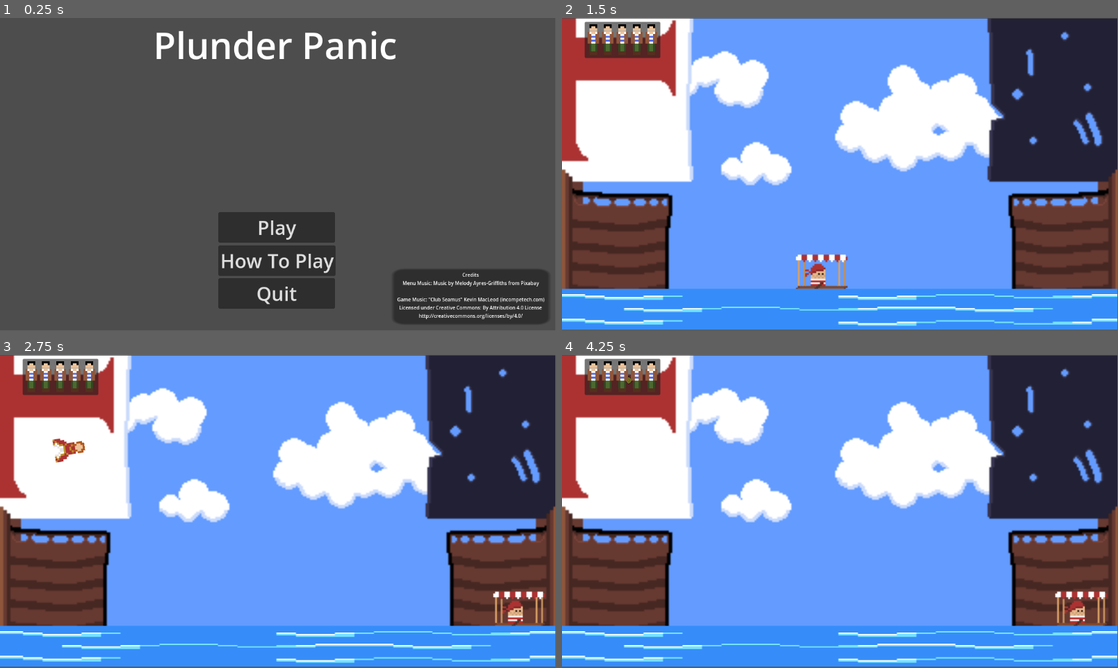
Above: before the commit, frames 1-4 (two rows, left to right).
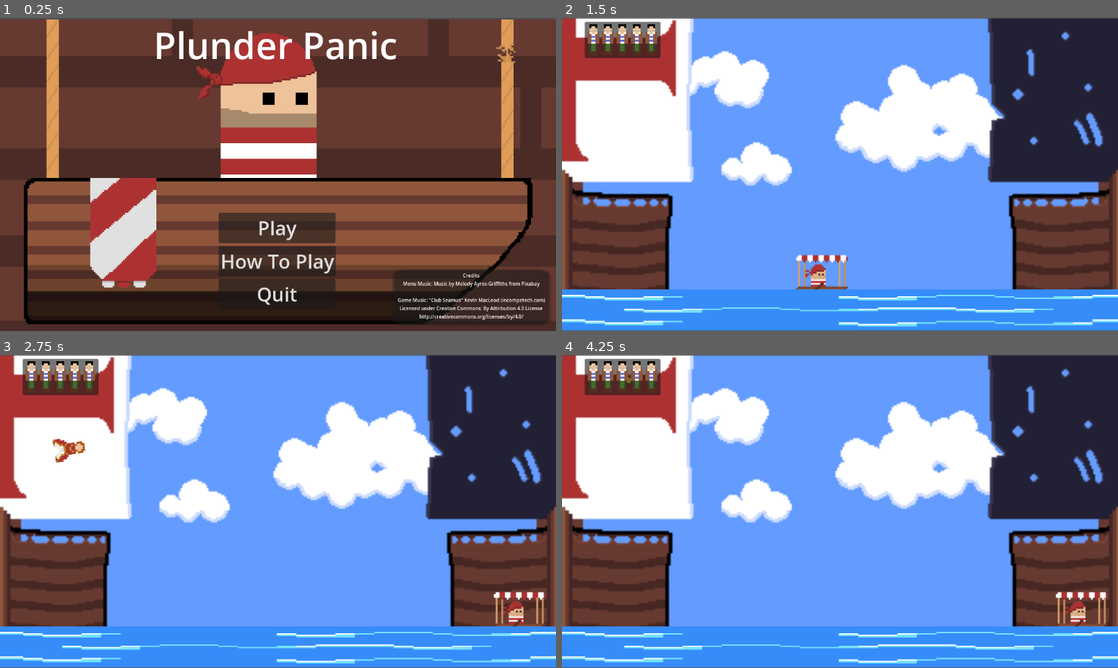
Above: after the commit, the same moments.

Repository: Snowb0lt/Plunder-Panic
Game: Godot game, scene res://main_menu.tscn
Same seed, same stepped clock (60 frames per second), same inputs: the game is played once before the commit and once after it.
Inputs:
- Up to frame 1 (0.25 s): no input
- Up to frame 2 (1.5 s): click "Play" at 0.5 s; tap Enter at 1.25 s; hold D (moveRight) from 1.28 s (still down)
- Up to frame 3 (2.75 s): keep holding D (moveRight); tap Shift (Accel) at 1.52, 2.27 s
- Up to frame 4 (4.25 s): release D (moveRight) at 2.78 s; hold A (moveLeft) 2.78-3.53 s; hold D (moveRight) from 3.53 s (still down); tap Shift (Accel) at 3.77 s
The window is 799x449 before the commit and 800x450 after it. Grey fills any space a smaller window leaves; there, only what the larger window draws over its background counts as a difference.

The runs differ from the first frame. In frame 1, 91% of the frame differs, in the area x 0-100%, y 0-100%; in frame 2, 4.4%; in frame 3, 4.5%; in frame 4, 4.5%.

Commit message:
Splash Screen added

Diff:
--- a/main_menu.tscn
+++ b/main_menu.tscn
@@ -1,6 +1,7 @@
-[gd_scene load_steps=10 format=3 uid="uid://bokmjpw52n4vc"]
+[gd_scene load_steps=11 format=3 uid="uid://bokmjpw52n4vc"]
 
 [ext_resource type="Script" path="res://MenuScript.gd" id="1_drjea"]
+[ext_resource type="Texture2D" uid="uid://weobjhgjkbys" path="res://Assets/Splash Screen.png" id="2_cwcdu"]
 [ext_resource type="AudioStream" uid="uid://3duwvp42f78l" path="res://Assets/Sounds/queen-annex27s-revenge-pirate-shanty-piano-solo-blackbeard-194624.mp3" id="2_x5yd1"]
 [ext_resource type="Texture2D" uid="uid://dvclgh1jy8xbx" path="res://Assets/Coin-Final.png" id="3_f6oqf"]
 [ext_resource type="Texture2D" uid="uid://dbw77glbpdmtm" path="res://Assets/Chest-final.png" id="4_vkw4p"]
@@ -13,6 +14,11 @@
 [node name="Main Menu" type="Node2D"]
 script = ExtResource("1_drjea")
 
+[node name="Background" type="Sprite2D" parent="."]
+position = Vector2(576.5, 327.5)
+scale = Vector2(0.601563, 0.600926)
+texture = ExtResource("2_cwcdu")
+
 [node name="Menu Options" type="Node2D" parent="."]
 
 [node name="Label" type="Label" parent="Menu Options"]
@@ -84,7 +90,19 @@
 offset_right = 1115.0
 offset_bottom = 628.0
 
+[node name="Label" type="Label" parent="Instructions"]
+layout_mode = 0
+offset_left = 289.0
+offset_top = -19.0
+offset_right = 803.0
+offset_bottom = 73.0
+theme_override_font_sizes/font_size = 67
+text = "How to Play"
+horizontal_alignment = 1
+vertical_alignment = 1
+
 [node name="Instruction Text" type="Label" parent="Instructions"]
+layout_mode = 0
 offset_left = -1.0
 offset_top = 63.0
 offset_right = 1085.0
@@ -101,7 +119,8 @@
 
 
 Be wary, though. The Spanish will not stand to let their treasures be taken! They will fire out bombs to destroy Smitter's rowboat. Let those hit the water, as the fuses will be put out that way!
-If Smitter's rowboat gets destroyed, or if too many pirate lives are lost, the Pirate Queen will cut her losses and escape. Grab as much treasure as possible!"
+If Smitter's rowboat gets destroyed, or if too many pirate lives are lost, the Pirate Queen will cut her losses and escape. Grab as much treasure as possible!
+"
 horizontal_alignment = 1
 autowrap_mode = 2
 
@@ -116,6 +135,7 @@
 text = "X"
 
 [node name="Treasures" type="Node2D" parent="Instructions"]
+position = Vector2(43, -4)
 
 [node name="Coin" type="Sprite2D" parent="Instructions/Treasures"]
 position = Vector2(355, 233)
@@ -138,6 +158,7 @@
 texture = ExtResource("6_ytnxu")
 
 [node name="Supplies" type="Node2D" parent="Instructions"]
+position = Vector2(16, -4)
 
 [node name="Barrel" type="Sprite2D" parent="Instructions/Supplies"]
 position = Vector2(520, 360)
@@ -145,6 +166,7 @@
 texture = ExtResource("7_t75qo")
 
 [node name="Hazards" type="Node2D" parent="Instructions"]
+position = Vector2(16, -4)
 
 [node name="Dead" type="Sprite2D" parent="Instructions/Hazards"]
 position = Vector2(461, 543)
@@ -155,6 +177,36 @@
 texture = ExtResource("9_jvwwl")
 flip_h = true
 
+[node name="Panel" type="Panel" parent="Instructions"]
+layout_mode = 0
+offset_left = 1.0
+offset_top = 482.0
+offset_right = 409.0
+offset_bottom = 608.0
+
+[node name="CTRLTitle" type="Label" parent="Instructions"]
+layout_mode = 0
+offset_left = 3.0
+offset_top = 477.0
+offset_right = 415.0
+offset_bottom = 517.0
+theme_override_font_sizes/font_size = 30
+text = "Controls"
+horizontal_alignment = 1
+vertical_alignment = 1
+
+[node name="Controls" type="Label" parent="Instructions/CTRLTitle"]
+layout_mode = 0
+offset_left = 5.0
+offset_top = 31.0
+offset_right = 416.0
+offset_bottom = 127.0
+text = "- A and D to move Left and Right
+- Shift to Move Faster
+- Bounce Objects by Being Under Them"
+horizontal_alignment = 1
+vertical_alignment = 1
+
 [connection signal="pressed" from="Menu Options/Start" to="." method="_on_start_pressed"]
 [connection signal="pressed" from="Menu Options/Quit" to="." method="_on_quit_pressed"]
 [connection signal="pressed" from="Menu Options/Information" to="." method="_on_information_pressed"]
--- a/project.godot
+++ b/project.godot
@@ -11,9 +11,17 @@
 [application]
 
 config/name="Plunder Panic"
+config/version="Alpha 1.0"
 run/main_scene="res://main_menu.tscn"
 config/features=PackedStringArray("4.2", "Forward Plus")
-config/icon="res://icon.svg"
+config/icon="res://Assets/Crew Sprite Edit.png"
+
+[display]
+
+window/size/mode=3
+window/size/borderless=true
+window/stretch/mode="viewport"
+window/stretch/aspect="expand"
 
 [input]
 
Binary file added: Assets/Splash Screen.png
Not shown, added: Assets/Splash Screen.png.import
Not shown, added: Builds/Plunder Panic.exe
